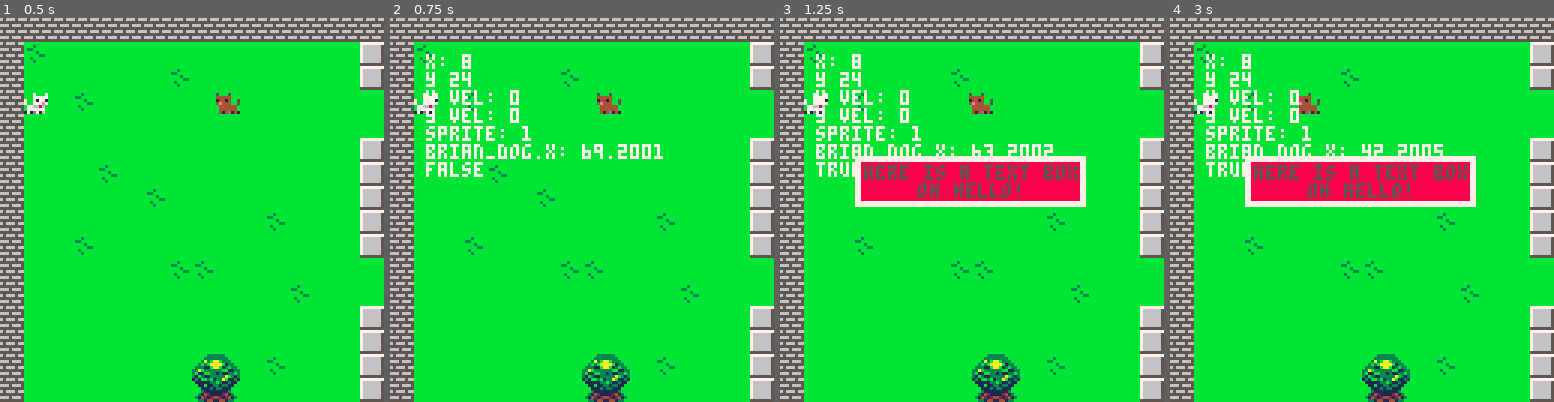
Above: before the commit, frames 1-4 (left to right).
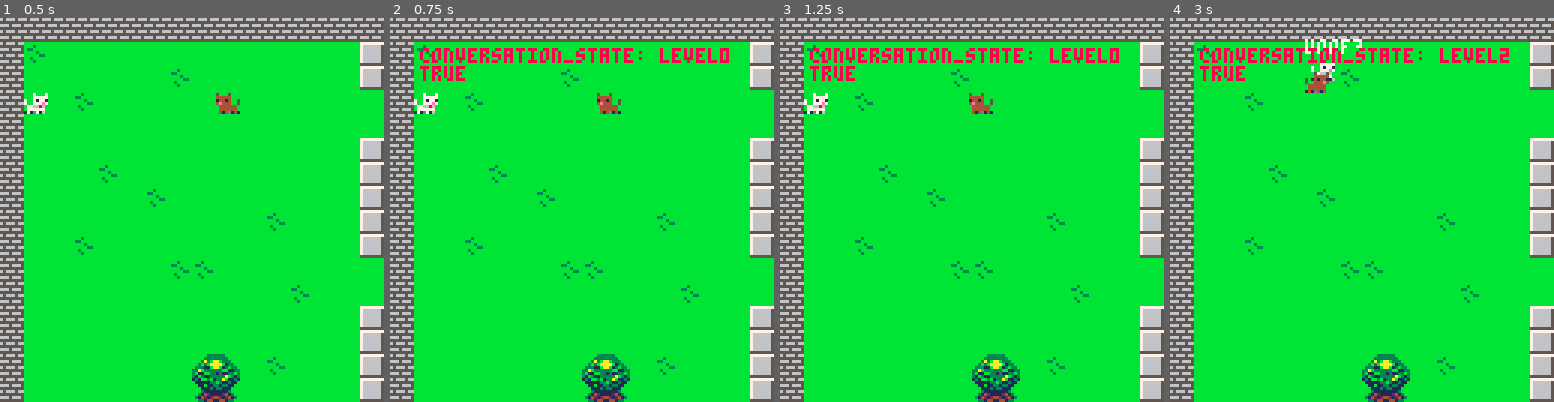
Above: after the commit, the same moments.

Repository: Mackeriah/FurlockBones-game
Game: PICO-8 cartridge furlock bones.p8
The game is run twice, just before and just after one commit, with the same random seed, the same clock (stepped at 60 frames per second) and the same inputs.
Inputs:
- Up to frame 1 (0.5 s): tap X (X key) at 0.33 s
- Up to frame 2 (0.75 s): tap O (Z key) at 0.7 s
- Up to frame 3 (1.25 s): tap X (X key) at 1.07 s
- Up to frame 4 (3 s): hold Right 1.6-2.1 s; tap O (Z key) every 0.4 s from 1.7 to 2.9 s; tap X (X key) at 1.85, 2.97 s; hold Up 2.15-2.42 s; hold Right from 2.47 s (still down)

Frame 1 is identical in both runs. In frame 2, 4.1% of the frame differs, in the area x 7-89%, y 7-42%; in frame 3, 12%; in frame 4, 13%, in the area x 6-89%, y 5-50%.

Commit message:
state based conversation v1

Diff:
--- a/furlock bones.p8
+++ b/furlock bones.p8
@@ -1,11 +1,10 @@
 pico-8 cartridge // http://www.pico-8.com
 version 36
 __lua__
-
 --[[ CONTROL +K +J = unfold all
 CONTROL +K +1 = fold at level 1 ]]
 
---init and setup functions
+--init, update, draw and draw functions
 function _init()
 	debug_mode = false
 	create_player()
@@ -15,42 +14,9 @@
 	activeGame = false
 	anim_time = 0
 	anim_wait = 0.1
-	dog_talking = no
+	brian_talking = false
 	init_conversation_text()
-end
-
-function toggle_debug_mode()
-	if (btnp(🅾️)) and (debug_mode == false) then
-		debug_mode = true
-	elseif (btnp(🅾️)) and (debug_mode == true) then
-	  	debug_mode = false
-	end
-end
-
-function log(text,overwrite) -- external logging file
-		printh(text, "log", overwrite)
-end
-
-function camera_follow_player()
-	if player.x > 60 and player.x <= (312 -60) then
-		camera_x = player.x - 60
-	end
-	if player.y > 60 and player.y <= (248-60) then
-		camera_y = player.y - 60
-	end
-end
-
-function draw_menu()
-	--[[ I'll have other stuff here later of course
-	which is why this currently looks a bit bare! ]]
-	format_text_centered(text_array, 7) -- display menu text
-end
-
-function draw_game()
- 	camera(camera_x,camera_y)
- 	map(0,0,0,0,128,32)
- 	spr(player.sprite,player.x,player.y,1,1,player.direction==-1)
-	spr(brian_dog.sprite,brian_dog.x,brian_dog.y,1,1,brian_dog.direction==-1)
+	conversation_state = "level0"
 end
 
 function _update60()
@@ -60,10 +26,7 @@
 		move_player() -- MUST be before camera_follow_player
 		camera_follow_player() -- MUST be after move_player
 		move_brian_dog()
-
-		if (btnp(❎)) then
-			new_conversation({"here is a text box", "oh hello!"})
-		end
+		conversation_system()
 	else
 		if (btnp(❎)) then activeGame = true end
 	end
@@ -74,22 +37,41 @@
 	if activeGame == false then draw_menu() end
 	if activeGame == true then
 		draw_game()
-		if (character_collision(player.x,player.y,brian_dog.x,brian_dog.y)) then end
-
-		-- draw player conversations
+		-- stop Brian moving when touches player
+		if (brian_collision(player.x,player.y,brian_dog.x,brian_dog.y)) then end
+		-- draw player conversations when required
 		if text.active == true then draw_conversation()	end
-	end
-
+
+		if conversation_state == "level2" then
+			print(dog_talk[choice],brian_dog.x,brian_dog.y-10,7)
+		end
+	end
 	if (debug_mode == true) then
-		print("x: "..player.x,12,12,7)
-		print("y "..player.y)
-		print("x vel: "..player.velocity_x)
-		print("y vel: "..player.velocity_y)
-		print("sprite: "..player.sprite)
-		print("brian_dog.x: "..brian_dog.x)
-		--print("dog_talking: "..dog_talking)
-		print(text.active)
-	end
+		print("conversation_state: "..conversation_state,10,10,8)
+		print(brian_talking)
+	end
+end
+
+function camera_follow_player()
+	if player.x > 60 and player.x <= (312 -60) then
+		camera_x = player.x - 60
+	end
+	if player.y > 60 and player.y <= (248-60) then
+		camera_y = player.y - 60
+	end
+end
+
+function draw_menu()
+	--[[ I'll have other stuff here later of course
+	which is why this currently looks a bit bare! ]]
+	format_text_centered(text_array, 7) -- display menu text
+end
+
+function draw_game()
+ 	camera(camera_x,camera_y)
+ 	map(0,0,0,0,128,32)
+ 	spr(player.sprite,player.x,player.y,1,1,player.direction==-1)
+	spr(brian_dog.sprite,brian_dog.x,brian_dog.y,1,1,brian_dog.direction==-1)
 end
 
 -->8
@@ -129,75 +111,71 @@
 end
 
 function move_player()
-
-	-- dont' allow player to move when talking, it's rude.
-	if (text.active == false) then
-		--when the user tries to move, only add the acceleration to the current speed.
-		if (btn(⬅️)) then
-			player.velocity_x -= player.acceleration
-			player.direction = -1
-		end
-		if (btn(➡️)) then
-			player.velocity_x += player.acceleration
-			player.direction = 1
-		end
-		if (btn(⬆️)) then
-			player.velocity_y -= player.acceleration
-		end
-		if (btn(⬇️)) then
-			player.velocity_y += player.acceleration
-		end
-
-		-- max negative speed, player direction, max positive speed
-		-- So if player.direction tries to exceed max, we refer to either - or + max instead
-		-- essentially we ignore what player trying to do, until speed reduces
-		player.velocity_x = mid(-player.max_x_speed,player.velocity_x,player.max_x_speed)
-		player.velocity_y = mid(-player.max_y_speed,player.velocity_y,player.max_y_speed)
-
-		-- if player still moving
-		if (player.velocity_x != 0) or (player.velocity_y != 0) then
-
-			-- call check_if_next_to_wall function for collision before letting player move
-			-- essentially this allows play to move diaganolly along a solid object, as without this
-			-- the can_move code prevents them moving
-			check_if_next_to_wall(player)
-
-			-- check player isn't trying to move into a solid object
-			if (can_move(player, player.velocity_x, player.velocity_y)) then
-				--actually move the player to the new location
-				player.x += player.velocity_x
-				player.y += player.velocity_y
-
-			-- if player cannot move there, find out how close they can get and move them there instead.
-			else
-				--create temporary variables to store how far the player is trying to move
-				temp_direction_x = player.velocity_x
-				temp_direction_y = player.velocity_y
-
-				--make tempx,tempy shorter and shorter until we find a new position the player can move to
-				while (not can_move(player,temp_direction_x,temp_direction_y)) do
-
-					--if x movement has been shortened so much that it's practically 0, set it to 0
-					if (abs(temp_direction_x) <= 0.1) then
-						temp_direction_x = 0
-						--but if it's not too small, make it 90% of what it was before.
-						-- this shortens the amount the player is trying to move in that direction.
-					else
-						temp_direction_x *= 0.9
-					end
-
-					--do the same thing for y movement
-					if (abs(temp_direction_y) <= 0.1) then
-						temp_direction_y = 0
-					else
-						temp_direction_y *= 0.9
-					end
+	--when the user tries to move, only add the acceleration to the current speed.
+	if (btn(⬅️)) then
+		player.velocity_x -= player.acceleration
+		player.direction = -1
+	end
+	if (btn(➡️)) then
+		player.velocity_x += player.acceleration
+		player.direction = 1
+	end
+	if (btn(⬆️)) then
+		player.velocity_y -= player.acceleration
+	end
+	if (btn(⬇️)) then
+		player.velocity_y += player.acceleration
+	end
+
+	-- max negative speed, player direction, max positive speed
+	-- So if player.direction tries to exceed max, we refer to either - or + max instead
+	-- essentially we ignore what player trying to do, until speed reduces
+	player.velocity_x = mid(-player.max_x_speed,player.velocity_x,player.max_x_speed)
+	player.velocity_y = mid(-player.max_y_speed,player.velocity_y,player.max_y_speed)
+
+	-- if player still moving
+	if (player.velocity_x != 0) or (player.velocity_y != 0) then
+
+		-- call check_if_next_to_wall function for collision before letting player move
+		-- essentially this allows play to move diaganolly along a solid object, as without this
+		-- the can_move code prevents them moving
+		check_if_next_to_wall(player)
+
+		-- check player isn't trying to move into a solid object
+		if (can_move(player, player.velocity_x, player.velocity_y)) then
+			--actually move the player to the new location
+			player.x += player.velocity_x
+			player.y += player.velocity_y
+
+		-- if player cannot move there, find out how close they can get and move them there instead.
+		else
+			--create temporary variables to store how far the player is trying to move
+			temp_direction_x = player.velocity_x
+			temp_direction_y = player.velocity_y
+
+			--make tempx,tempy shorter and shorter until we find a new position the player can move to
+			while (not can_move(player,temp_direction_x,temp_direction_y)) do
+
+				--if x movement has been shortened so much that it's practically 0, set it to 0
+				if (abs(temp_direction_x) <= 0.1) then
+					temp_direction_x = 0
+					--but if it's not too small, make it 90% of what it was before.
+					-- this shortens the amount the player is trying to move in that direction.
+				else
+					temp_direction_x *= 0.9
 				end
 
-			--now we've found a distance the player can move, actually move them there
-			player.x += temp_direction_x
-			player.y += temp_direction_y
+				--do the same thing for y movement
+				if (abs(temp_direction_y) <= 0.1) then
+					temp_direction_y = 0
+				else
+					temp_direction_y *= 0.9
+				end
 			end
+
+		--now we've found a distance the player can move, actually move them there
+		player.x += temp_direction_x
+		player.y += temp_direction_y
 		end
 	end
 
@@ -240,18 +218,33 @@
  	end
 end
 
-function character_collision(playerx,playery,charx,chary)
+function brian_collision(playerx,playery,charx,chary)
 	if charx +10 > playerx and charx < playerx +10 and chary +10 > playery and chary < playery +10 then
-  		brian_dog.speed = 0
-		print(dog_talk[choice],brian_dog.x,brian_dog.y-10,7)
-		dog_talking = yes
-		return true
+	brian_dog.speed = 0
+  		if conversation_state == "level0" then
+			conversation_state = "level1"
+		end
  	else
 	 	brian_dog.speed = 0.2
-		dog_talking = no
-		choose_dog_convo()
-  		return false
+		conversation_state = "level0"
+		text.active = false
+		brian_talking = false
+		choose_random_brian_response()
  	end
+end
+
+function conversation_system()
+	if conversation_state == "level1" then
+		new_conversation({"press x to talk to brian"})
+		if (btnp(❎)) then
+			conversation_state = "level2"
+		end
+	end
+	if conversation_state == "level2" then
+		text.active = false
+		print(dog_talk[choice],brian_dog.x,brian_dog.y-10,7)
+		--new_conversation({"player pressed x"})
+	end
 end
 
 -->8
@@ -328,8 +321,8 @@
 	return not (top_left_solid or btm_left_solid or	top_right_solid or btm_right_solid)
 end
 
---checks x,y of player/object against the map to see if sprite marked as solid
 function solid(x,y)
+	--checks x,y of player/object against the map to see if sprite marked as solid
 	-- divide x,y by 8 to get map coordinates
 	local map_x = flr(x/8)
 	local map_y = flr(y/8)
@@ -341,7 +334,8 @@
 end
 
 -->8
--- game text
+-- conversation and text functions
+
 function format_text_centered(array, colour)
 	height = 50
 	for i in all(array) do
@@ -366,7 +360,7 @@
 
 function new_conversation(txt)
 	text.string = txt -- enter received string(s) into array
-	text.active = true -- set text as active so
+	text.active = true
 end
 
 function draw_conversation()
@@ -397,10 +391,10 @@
 	end
 end
 
-function choose_dog_convo()
-	if dog_talking == no then
+function choose_random_brian_response()
+	if brian_talking == false then
 		choice = rnd{1,2,3,4,5}
-		dog_talking = yes
+		brian_talking = true
 	end
 end
 
@@ -426,6 +420,22 @@
 other_array[3] = "text"
 other_array[4] = "which is"
 other_array[5] = "aligned to the left"
+
+-->8
+-- back of house functions
+
+function toggle_debug_mode()
+	if (btnp(🅾️)) and (debug_mode == false) then
+		debug_mode = true
+	elseif (btnp(🅾️)) and (debug_mode == true) then
+	  	debug_mode = false
+	end
+end
+
+function log(text,overwrite) -- external logging file
+		printh(text, "log", overwrite)
+end
+
 
 __gfx__
 00000000000000000000000000070007000700078888888800000000000000000000000000000000000000000000000000000000000000000000000000000000
